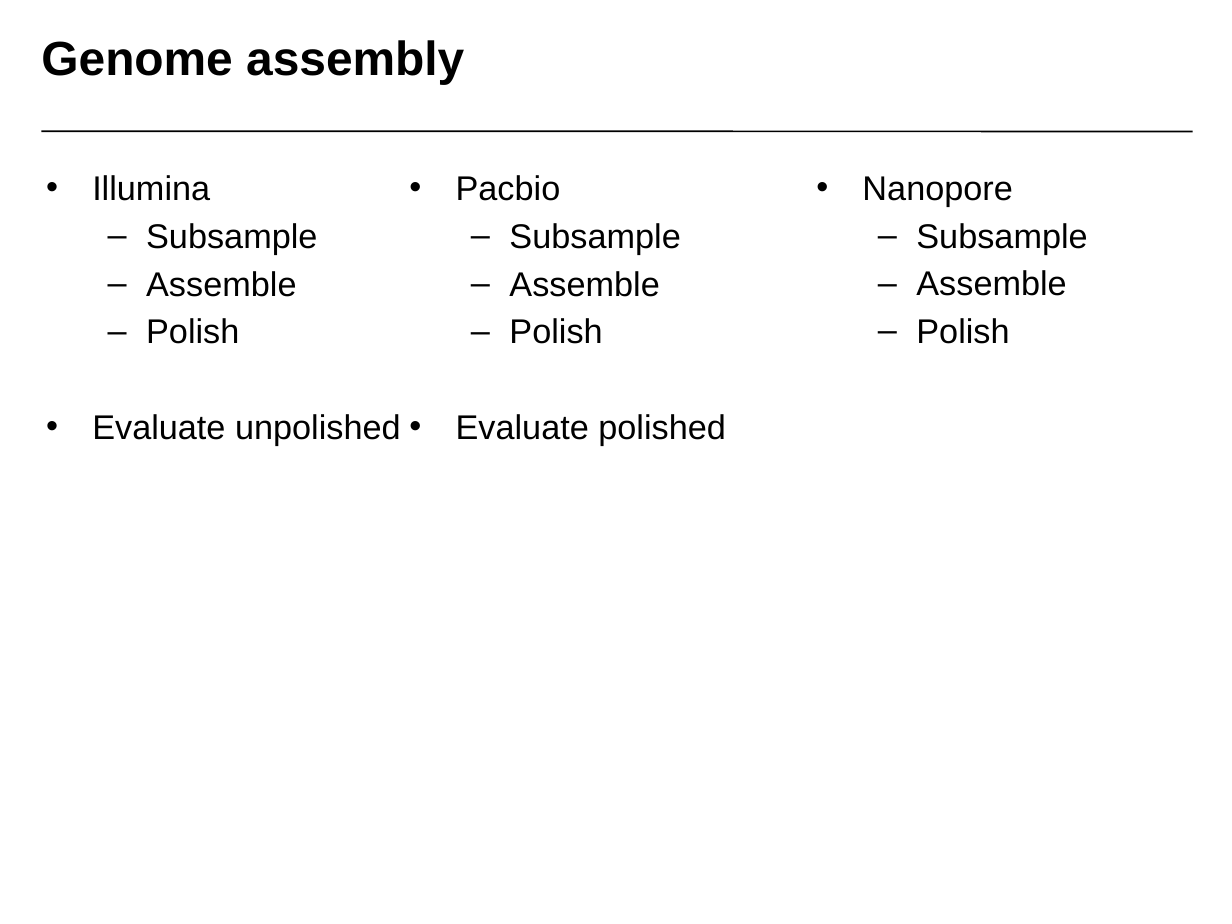
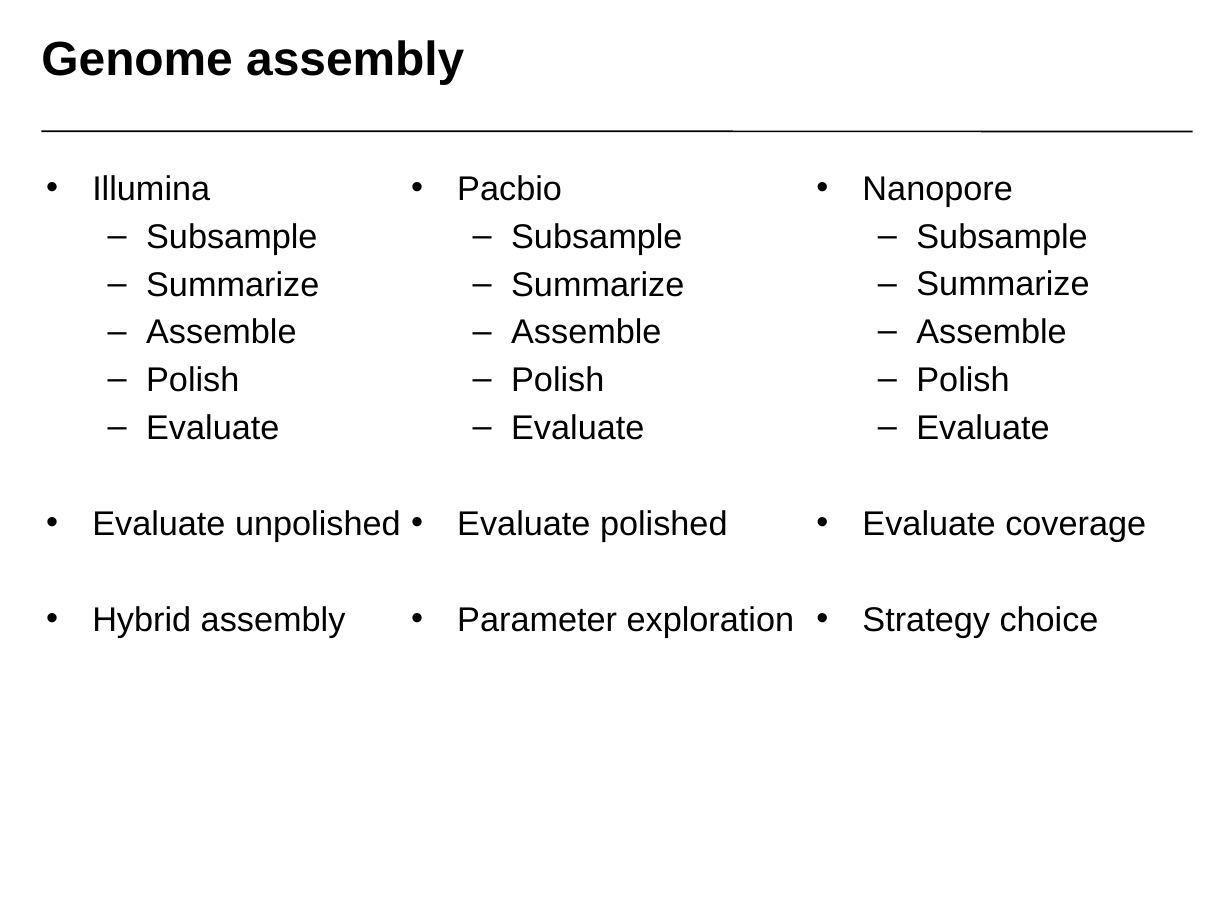
Before and after one commit to NBISweden/workshop-genome_assembly, a slide deck: slide 3 of slides/Small_Genome_Assembly.pptx. Drawn at 1232x924 pixels with LibreOffice and Linux fonts; fonts in the diff are those of the drawing; background and template pictures are left out. Boxes give left, top, right and bottom in pixels: in the first picture for what was removed or moved away, otherwise in the second. Text is boxed around its words. In the diff, an @@ line names an element or a change of style, - is before the commit and + after.

```diff
--- a/slides/Small_Genome_Assembly.pptx
+++ b/slides/Small_Genome_Assembly.pptx
@@ text at (146,271,319,297): paragraph added @@
+  – Summarize
@@ text at (511,271,684,297): paragraph added @@
+  – Summarize
@@ text at (916,270,1089,296): paragraph added @@
+  – Summarize
@@ text at (146,414,279,440): paragraph added @@
+  – Evaluate
@@ text at (511,414,644,440): paragraph added @@
+  – Evaluate
@@ text at (862,414,1146,637): paragraphs added @@
+  – Evaluate
+• Evaluate coverage
+• Strategy choice
@@ text at (92,606,346,637): paragraph added @@
+• Hybrid assembly
@@ text at (457,606,795,637): paragraph added @@
+• Parameter exploration
```
Also in this commit, not shown: 4 other files.
